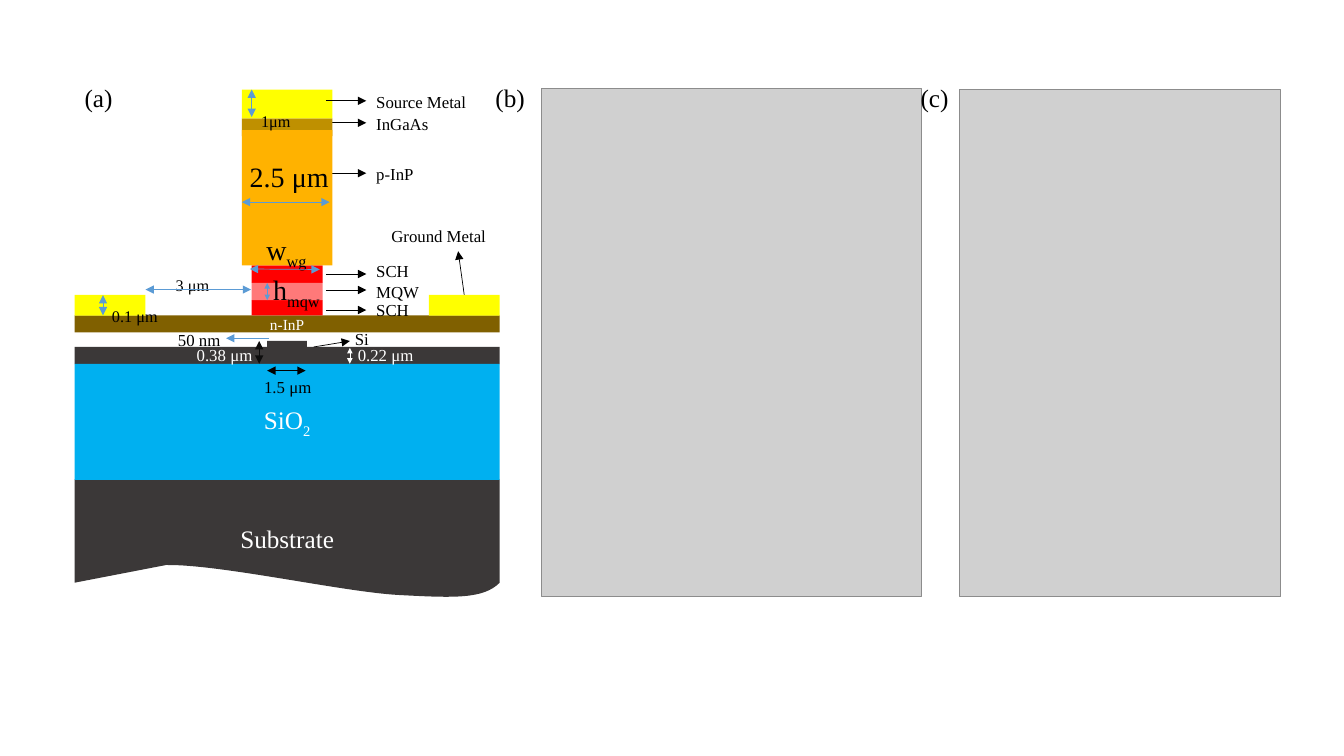
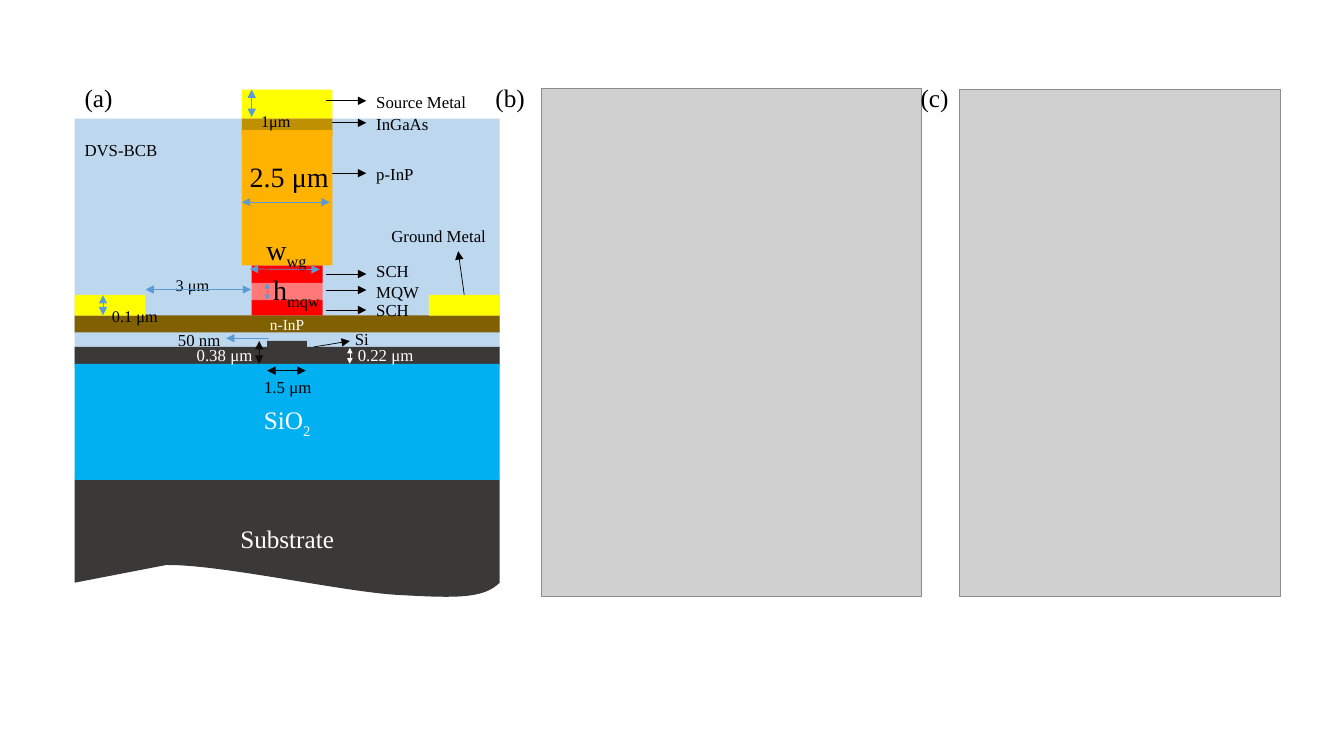
Before and after one commit to huangqiangsheng/thesis, a slide deck: slide 13 of thesis_v1/Pictures/figure_chapter2.pptx. Drawn at 1344x756 pixels with LibreOffice and Linux fonts; fonts in the diff are those of the drawing; grey boxes stand for pictures. Boxes give left, top, right and bottom in pixels: in the first picture for what was removed or moved away, otherwise in the second. Text is boxed around its words. In the diff, an @@ line names an element or a change of style, - is before the commit and + after.

```diff
--- a/thesis_v1/Pictures/figure_chapter2.pptx
+++ b/thesis_v1/Pictures/figure_chapter2.pptx
@@ rectangle added at (75, 119, 500, 369), fill #BDD7EE @@
@@ text added at (85, 145, 158, 156), 12 pt, text #000000 @@
+DVS-BCB
```
Also in this commit, not shown: 1 other slide changed, 34 other files.
